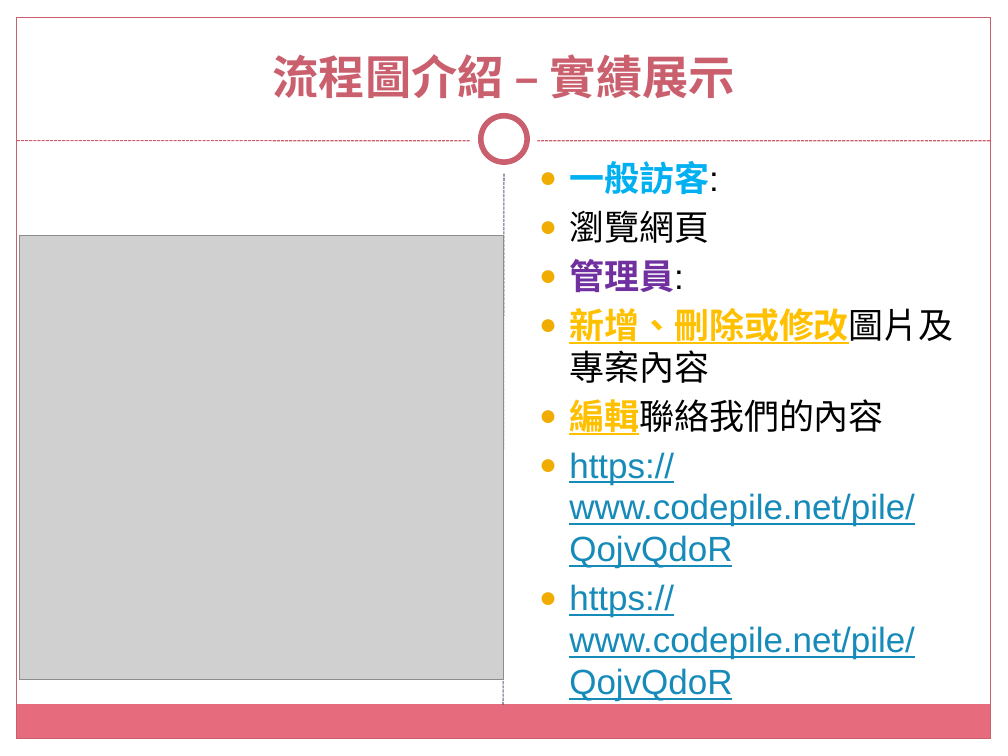
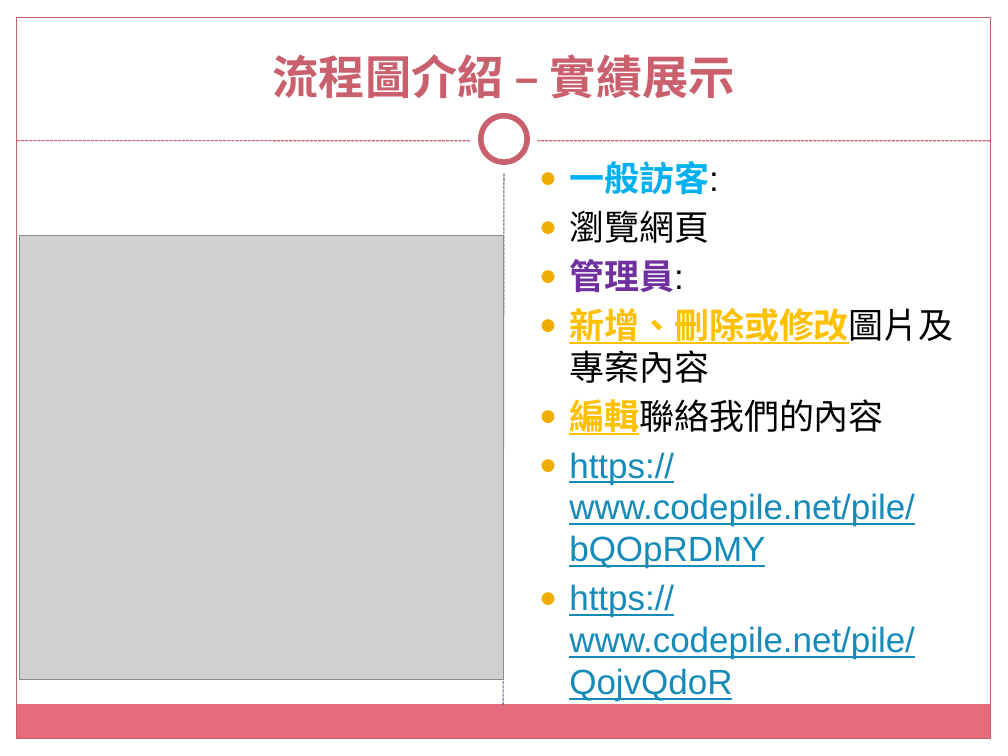
Before and after one commit to tsouleona/gitLab, a slide deck: slide 5 of small_project/data_project/沅淯駿營造有限公司.pptx. Drawn at 1008x756 pixels with LibreOffice and Linux fonts; fonts in the diff are those of the drawing; grey boxes stand for pictures; background and template pictures are left out. Boxes give left, top, right and bottom in pixels: in the first picture for what was removed or moved away, otherwise in the second. Text is boxed around its words. In the diff, an @@ line names an element or a change of style, - is before the commit and + after.

Commit message:
0722

```diff
--- a/small_project/data_project/沅淯駿營造有限公司.pptx
+++ b/small_project/data_project/沅淯駿營造有限公司.pptx
@@ text at (x1=569, y1=452, x2=915, y2=568): paragraph added @@
+● https://www.codepile.net/pile/bQOpRDMY
```
Also in this commit, not shown: 2 other slides changed.
